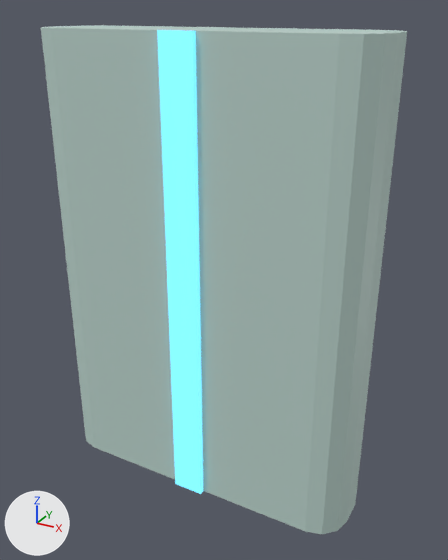
An edit to the glTF model Assets/TD2/Screen3D/Kit07/celadonlit/Door_LeafTile.gltf, drawn before and after from the same camera.
Before and after are seen from a 50 mm lens placed at (0.625, -0.832, 1.036), pointed at (0.03, 0.249, 0.496). The axes (+X, +Y, +Z) are drawn at lower left. The lights are the same throughout. The picture after the commit comes second.

Script lines for the objects in view, before the commit:
```python
mat_k07e_celadon_link_light = principled_material('K07E_celadon_link_light')
mat_k07e_celadon_link_light.base_color = (0.159, 0.651, 0.888)  # cyan #6fd3f2
mat_k07e_celadon_link_light.roughness = 0.55
mat_k07e_celadon_link_light.emission_color = (0.159, 0.651, 0.888)  # cyan #6fd3f2
mat_k07e_celadon_link_light.emission_strength = 1.0
me_door_leaftile_003 = bpy.data.meshes.new('Door_LeafTile.003')
me_door_leaftile_003.from_pydata(...)  # 40 vertices, 72 faces; spans x -0.36..0.36, y 0.128..0.34, z 0.0..1.0
# faces by material slot: [12, 60]
me_door_leaftile_003.materials.append(mat_k07e_celadon_link_light)  # cyan #6fd3f2, glowing cyan #6fd3f2
me_door_leaftile_003.materials.append(mat_k07l_celadon_panel)  # pale green #bcd4cd
ob_door_leaftile_baked = bpy.data.objects.new('Door_LeafTile_baked', me_door_leaftile_003)
ob_door_leaftile_baked.location = (0.0, 0.0, 0.0)
```
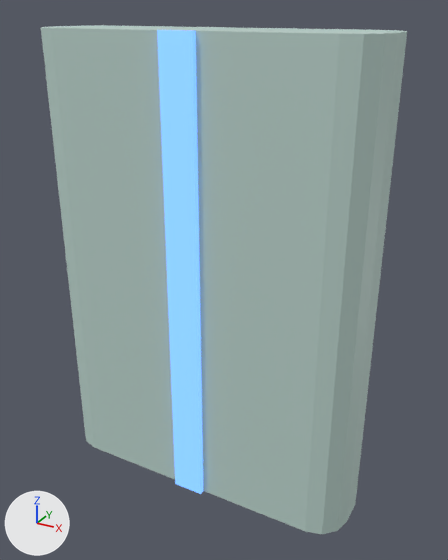
What differs and where, as boxes [x1, y1, x2, y2] in the pictures (448 x 560 px):
'Door_LeafTile_baked', recoloured (cyan to blue)
    both: [154, 27, 208, 494]

Diff of the bpy script that builds the scene:
```diff
--- a/Assets/TD2/Screen3D/Kit07/celadonlit/Door_LeafTile.gltf.py
+++ b/Assets/TD2/Screen3D/Kit07/celadonlit/Door_LeafTile.gltf.py
@@ mat_k07e_celadon_link_light @@
 mat_k07e_celadon_link_light = principled_material('K07E_celadon_link_light')
-mat_k07e_celadon_link_light.base_color = (0.159, 0.651, 0.888)  # cyan #6fd3f2
+mat_k07e_celadon_link_light.base_color = (0.171, 0.406, 1.0)  # blue #73abff
 mat_k07e_celadon_link_light.roughness = 0.55
-mat_k07e_celadon_link_light.emission_color = (0.159, 0.651, 0.888)  # cyan #6fd3f2
+mat_k07e_celadon_link_light.emission_color = (0.171, 0.406, 1.0)  # blue #73abff
 mat_k07e_celadon_link_light.emission_strength = 1.0
```
